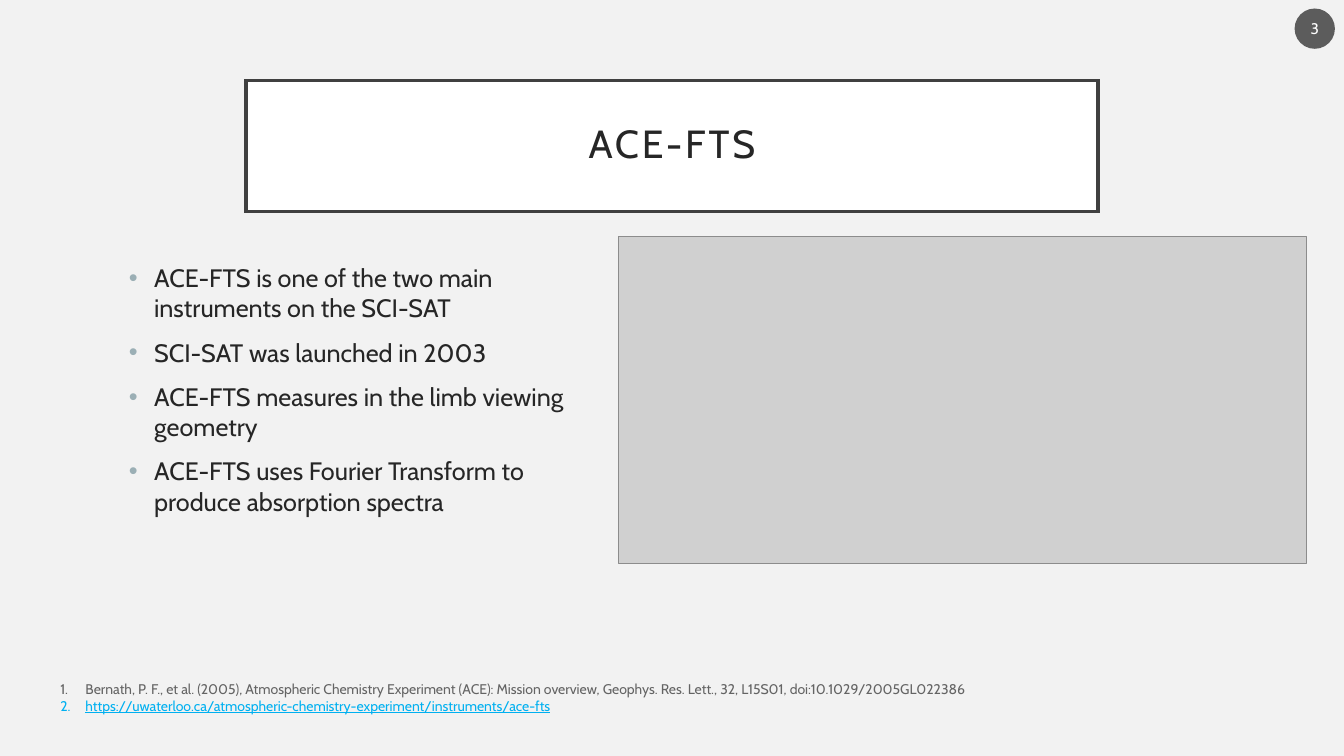
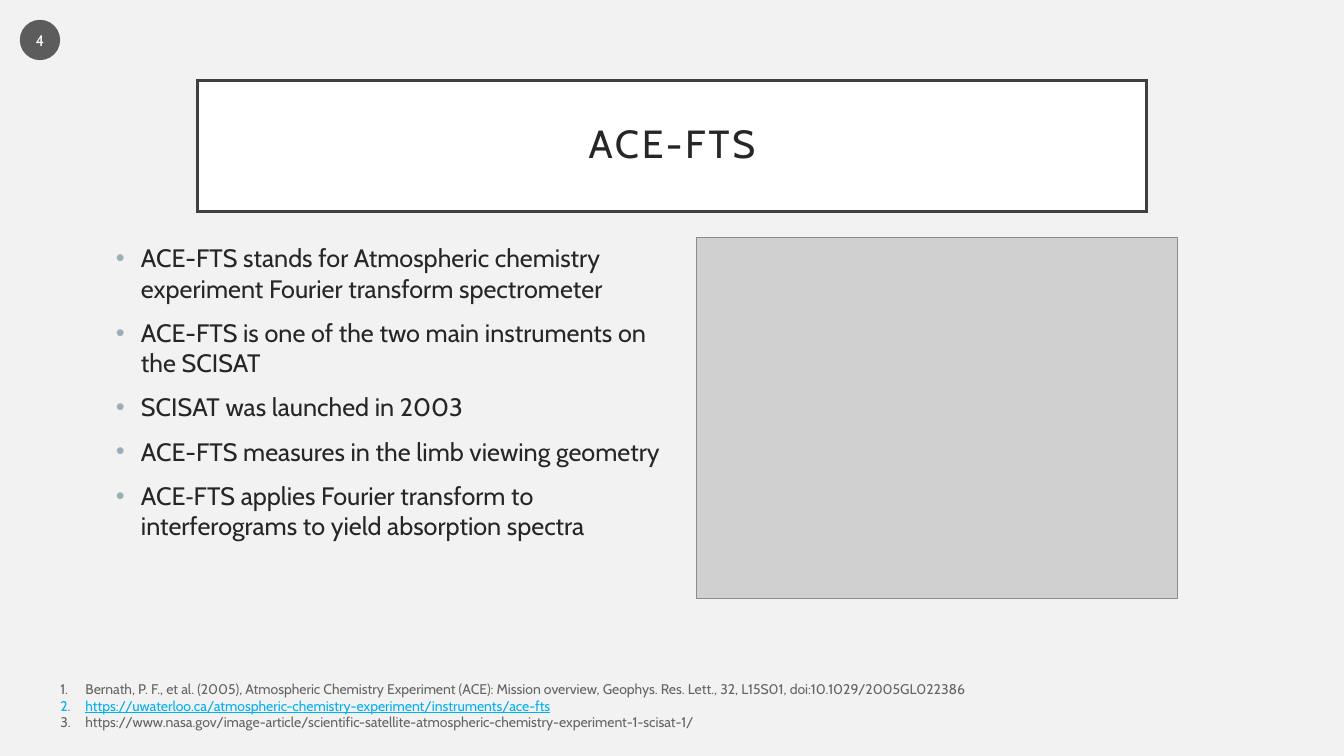
Before and after one commit to Sallamsaka/ozone-measurement-comparison, a slide deck: slide 4 of Midterm Presentation1.pptx (slide 3 before the commit). Drawn at 1344x756 pixels with LibreOffice and Linux fonts; fonts in the diff are those of the drawing; grey boxes stand for pictures. Boxes give left, top, right and bottom in pixels: in the first picture for what was removed or moved away, otherwise in the second. Text is boxed around its words. In the diff, an @@ line names an element or a change of style, - is before the commit and + after.

```diff
--- a/Midterm Presentation1.pptx
+++ b/Midterm Presentation1.pptx
@@ page number added at [20,20,60,60], fill #1D1D1D at 70% opacity, 11 pt, text #FFFFFF @@
+4
@@ page number removed at [1295,8,1335,48] @@
-3
@@ title "ACE-FTS": place and size @@
-title "ACE-FTS" at [246,81,1098,212]
+title "ACE-FTS" at [198,81,1147,212]
@@ text "ACE-FTS stands for Atmospheric chemistry ...": place and size @@
-text "ACE-FTS stands for Atmospheric chemistry ..." at [154,268,564,517]
+text "ACE-FTS stands for Atmospheric chemistry ..." at [141,248,660,541]
@@ picture: place and size @@
-picture at [619,236,1307,563]
+picture at [697,238,1178,599]
@@ text at [141,248,646,417]: text changed @@
-• ACE-FTS is one of the two main instruments on the SCI-SAT
-• SCI-SAT was launched in 2003
+• ACE-FTS stands for Atmospheric chemistry experiment Fourier transform spectrometer
+• ACE-FTS is one of the two main instruments on the SCISAT
+• SCISAT was launched in 2003
@@ text at [141,486,584,541]: text changed @@
-• ACE-FTS uses Fourier Transform to produce absorption spectra
+• ACE‑FTS applies Fourier transform to interferograms to yield absorption spectra
@@ text at [85,716,693,731]: paragraph added @@
+3. https://www.nasa.gov/image-article/scientific-satellite-atmospheric-chemistry-experiment-1-scisat-1/
```
Also in this commit, not shown: 12 other slides changed, 1 slide added, 1 slide removed, 21 other files.
